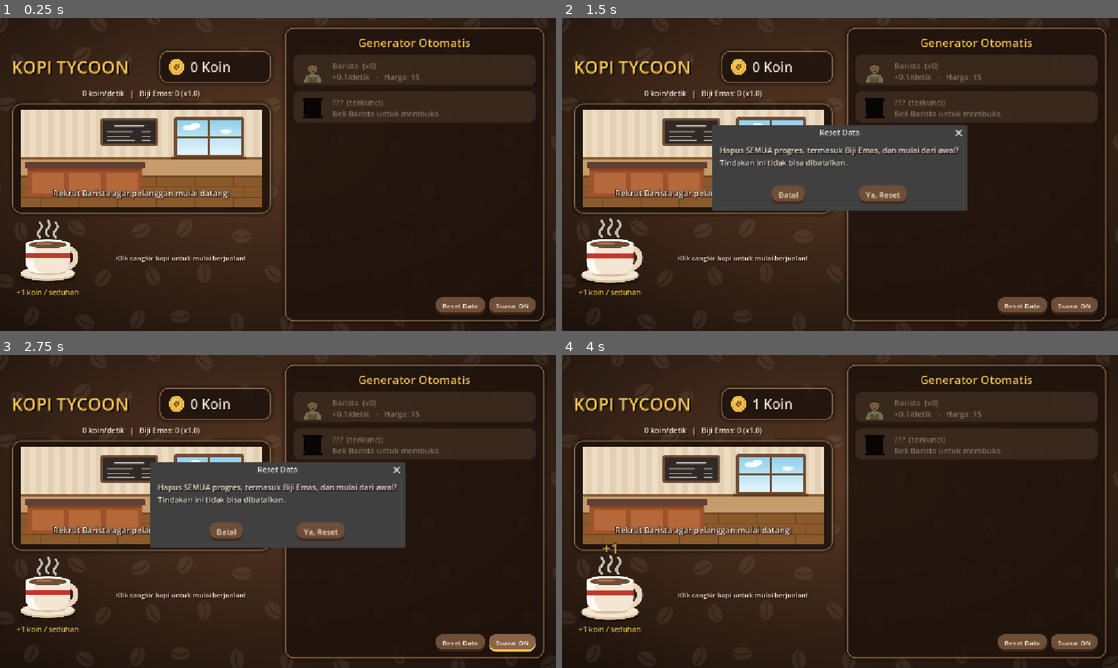
Above: before the commit, frames 1-4 (two rows, left to right).
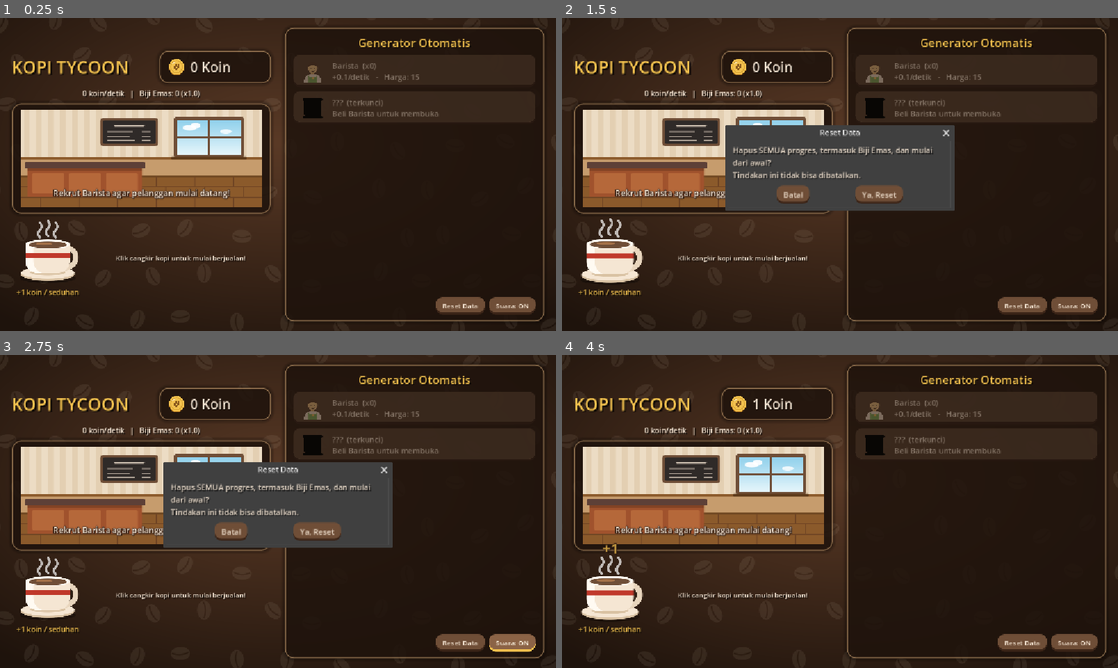
Above: after the commit, the same moments.

Repository: Dans-Vsa/kopi-tycoon
Game: Godot game, scene res://scenes/main.tscn
Same seed, same stepped clock (60 frames per second), same inputs: the game is played once before the commit and once after it. Sound files missing from this copy of the repository are replaced by a short silence.
Inputs (mouse positions are in pixels of both pictures, inside the frame that each line leads up to):
- Up to frame 1 (0.25 s): no input
- Up to frame 2 (1.5 s): click "Reset Data" at 0.5 s; click (612, 252) at 1.25 s
- Up to frame 3 (2.75 s): click "Suara: ON" at 2 s
- Up to frame 4 (4 s): click "Batal" at 2.75 s; click (612, 589) at 3.5 s

The runs differ from the first frame. In frame 2, 2.6% of the frame differs, in the area x 27-73%, y 34-62%; in frame 3, 2.6%; in frame 4, less than 0.1%.

Commit message:
Tampilan mobile: tata letak potret yang besar dan nyaman
- Layar potret (ponsel) otomatis memakai satu kolom: header, kafe,
  cangkir + aksi, lalu panel generator yang bisa digeser dengan jari
- Teks dan tombol diperbesar di potret (tombol generator 92, teks 22)
- Daftar generator dalam ScrollContainer; bilah Reset/Suara tetap di bawah
  (sekaligus memperbaiki ruang kosong di bawah daftar pada desktop)
- Dialog konfirmasi membungkus teks dan menyesuaikan lebar layar
- DESIGN.md: panduan warna, tipografi, dan tata letak responsif

Diff:
--- a/project.godot
+++ b/project.godot
@@ -23,6 +23,7 @@
 [display]
 
 window/stretch/mode="canvas_items"
+window/stretch/aspect="expand"
 
 [rendering]
 
--- a/scenes/main.tscn
+++ b/scenes/main.tscn
@@ -53,7 +53,7 @@
 theme_override_constants/margin_right = 24
 theme_override_constants/margin_bottom = 20
 
-[node name="Columns" type="HBoxContainer" parent="Margin"]
+[node name="Columns" type="BoxContainer" parent="Margin"]
 layout_mode = 2
 theme_override_constants/separation = 28
 
@@ -175,6 +175,7 @@
 [node name="GeneratorPanel" type="PanelContainer" parent="Margin/Columns"]
 layout_mode = 2
 size_flags_horizontal = 3
+size_flags_vertical = 3
 
 [node name="Right" type="VBoxContainer" parent="Margin/Columns/GeneratorPanel"]
 layout_mode = 2
@@ -187,54 +188,67 @@
 text = "Generator Otomatis"
 horizontal_alignment = 1
 
-[node name="GeneratorList" type="VBoxContainer" parent="Margin/Columns/GeneratorPanel/Right"]
-unique_name_in_owner = true
-layout_mode = 2
+[node name="GeneratorScroll" type="ScrollContainer" parent="Margin/Columns/GeneratorPanel/Right"]
+unique_name_in_owner = true
+layout_mode = 2
+size_flags_vertical = 3
+horizontal_scroll_mode = 0
+
+[node name="GeneratorList" type="VBoxContainer" parent="Margin/Columns/GeneratorPanel/Right/GeneratorScroll"]
+unique_name_in_owner = true
+layout_mode = 2
+size_flags_horizontal = 3
 theme_override_constants/separation = 8
 
-[node name="Barista" type="Button" parent="Margin/Columns/GeneratorPanel/Right/GeneratorList"]
-custom_minimum_size = Vector2(0, 66)
-layout_mode = 2
+[node name="Barista" type="Button" parent="Margin/Columns/GeneratorPanel/Right/GeneratorScroll/GeneratorList"]
+custom_minimum_size = Vector2(0, 66)
+layout_mode = 2
+mouse_filter = 1
 text = "Barista  (x0)
 +0.1/detik   -   Harga: 15"
 icon = ExtResource("8_barista")
 alignment = 0
 
-[node name="MesinEspresso" type="Button" parent="Margin/Columns/GeneratorPanel/Right/GeneratorList"]
-custom_minimum_size = Vector2(0, 66)
-layout_mode = 2
+[node name="MesinEspresso" type="Button" parent="Margin/Columns/GeneratorPanel/Right/GeneratorScroll/GeneratorList"]
+custom_minimum_size = Vector2(0, 66)
+layout_mode = 2
+mouse_filter = 1
 text = "Mesin Espresso  (x0)
 +1/detik   -   Harga: 100"
 icon = ExtResource("9_espresso")
 alignment = 0
 
-[node name="GerobakKopi" type="Button" parent="Margin/Columns/GeneratorPanel/Right/GeneratorList"]
-custom_minimum_size = Vector2(0, 66)
-layout_mode = 2
+[node name="GerobakKopi" type="Button" parent="Margin/Columns/GeneratorPanel/Right/GeneratorScroll/GeneratorList"]
+custom_minimum_size = Vector2(0, 66)
+layout_mode = 2
+mouse_filter = 1
 text = "Gerobak Kopi  (x0)
 +8/detik   -   Harga: 1.10K"
 icon = ExtResource("10_cart")
 alignment = 0
 
-[node name="KedaiKopi" type="Button" parent="Margin/Columns/GeneratorPanel/Right/GeneratorList"]
-custom_minimum_size = Vector2(0, 66)
-layout_mode = 2
+[node name="KedaiKopi" type="Button" parent="Margin/Columns/GeneratorPanel/Right/GeneratorScroll/GeneratorList"]
+custom_minimum_size = Vector2(0, 66)
+layout_mode = 2
+mouse_filter = 1
 text = "Kedai Kopi  (x0)
 +47/detik   -   Harga: 12.00K"
 icon = ExtResource("11_cafe")
 alignment = 0
 
-[node name="PabrikRoasting" type="Button" parent="Margin/Columns/GeneratorPanel/Right/GeneratorList"]
-custom_minimum_size = Vector2(0, 66)
-layout_mode = 2
+[node name="PabrikRoasting" type="Button" parent="Margin/Columns/GeneratorPanel/Right/GeneratorScroll/GeneratorList"]
+custom_minimum_size = Vector2(0, 66)
+layout_mode = 2
+mouse_filter = 1
 text = "Pabrik Roasting  (x0)
 +260/detik   -   Harga: 130.00K"
 icon = ExtResource("12_factory")
 alignment = 0
 
-[node name="PerkebunanKopi" type="Button" parent="Margin/Columns/GeneratorPanel/Right/GeneratorList"]
-custom_minimum_size = Vector2(0, 66)
-layout_mode = 2
+[node name="PerkebunanKopi" type="Button" parent="Margin/Columns/GeneratorPanel/Right/GeneratorScroll/GeneratorList"]
+custom_minimum_size = Vector2(0, 66)
+layout_mode = 2
+mouse_filter = 1
 text = "Perkebunan Kopi  (x0)
 +1.40K/detik   -   Harga: 1.40M"
 icon = ExtResource("13_plantation")
@@ -242,7 +256,6 @@
 
 [node name="BottomBar" type="HBoxContainer" parent="Margin/Columns/GeneratorPanel/Right"]
 layout_mode = 2
-size_flags_vertical = 10
 theme_override_constants/separation = 8
 alignment = 2
 
@@ -297,6 +310,7 @@
 title = "Prestige"
 initial_position = 2
 size = Vector2i(460, 140)
+dialog_autowrap = true
 dialog_text = "Reset koin, upgrade, dan generator untuk mendapat Biji Emas?
 Setiap Biji Emas memberi bonus +10% ke semua penghasilan."
 
@@ -305,6 +319,7 @@
 title = "Reset Data"
 initial_position = 2
 size = Vector2i(460, 140)
+dialog_autowrap = true
 ok_button_text = "Ya, Reset"
 cancel_button_text = "Batal"
 dialog_text = "Hapus SEMUA progres, termasuk Biji Emas, dan mulai dari awal?
--- a/scripts/main.gd
+++ b/scripts/main.gd
@@ -7,6 +7,36 @@
 const LOCKED_ICON_COLOR := Color(0, 0, 0, 0.85)
 const UPGRADE_UNLOCK_EARNED := 25.0
 const PRESTIGE_UNLOCK_EARNED := 250_000.0
+
+# --- Tata letak responsif (lihat DESIGN.md) ---
+## Ukuran logis layar: lanskap untuk desktop, potret untuk ponsel.
+## Dengan stretch aspect "expand", sisi yang lain menyesuaikan bentuk layar.
+const LANDSCAPE_SIZE := Vector2i(1152, 648)
+const PORTRAIT_SIZE := Vector2i(552, 960)
+## [path node, ukuran font lanskap, ukuran font potret]
+const FONT_SIZES := [
+	["Margin/Columns/Left/Header/Title", 36, 26],
+	["Margin/Columns/Left/Header/CoinPanel/CoinRow/CoinsLabel", 28, 30],
+	["Margin/Columns/Left/RateLabel", 15, 19],
+	["Margin/Columns/Left/BottomRow/ClickArea/ClickValueLabel", 15, 20],
+	["Margin/Columns/Left/BottomRow/Actions/InfoLabel", 14, 18],
+	["Margin/Columns/GeneratorPanel/Right/GeneratorTitle", 24, 28],
+	["Margin/Columns/GeneratorPanel/Right/BottomBar/ResetButton", 14, 20],
+	["Margin/Columns/GeneratorPanel/Right/BottomBar/SoundToggle", 14, 20],
+	["UnlockBanner/BannerLabel", 20, 24],
+]
+## [path node, ukuran minimum lanskap, ukuran minimum potret]
+const MIN_SIZES := [
+	["Margin/Columns/Left/Header/CoinPanel/CoinRow/CoinIcon", Vector2(36, 36), Vector2(44, 44)],
+	["Margin/Columns/Left/BottomRow/ClickArea/ClickButton", Vector2(150, 140), Vector2(180, 168)],
+	["Margin/Columns/Left/BottomRow/Actions/ClickUpgradeButton", Vector2(0, 62), Vector2(0, 78)],
+	["Margin/Columns/Left/BottomRow/Actions/PrestigeButton", Vector2(0, 62), Vector2(0, 78)],
+	["Margin/Columns/GeneratorPanel/Right/BottomBar/ResetButton", Vector2.ZERO, Vector2(0, 56)],
+	["Margin/Columns/GeneratorPanel/Right/BottomBar/SoundToggle", Vector2.ZERO, Vector2(0, 56)],
+]
+const GENERATOR_BUTTON_HEIGHT := [66.0, 92.0]
+const THEME_FONT_SIZE := [16, 22]
+const THEME_ICON_WIDTH := [52, 60]
 
 @onready var coins_label: Label = %CoinsLabel
 @onready var rate_label: Label = %RateLabel
@@ -34,6 +64,7 @@
 var _unlocked := {} # Fitur yang sudah terbuka, untuk mendeteksi unlock baru.
 var _banner_queue: Array[String] = []
 var _banner_showing := false
+var _portrait := false
 
 
 func _ready() -> void:
@@ -45,7 +76,7 @@
 	click_upgrade_button.pressed.connect(_on_click_upgrade)
 	prestige_button.pressed.connect(_on_prestige_pressed)
 	prestige_dialog.confirmed.connect(_on_prestige_confirmed)
-	reset_button.pressed.connect(reset_dialog.popup_centered)
+	reset_button.pressed.connect(_popup_dialog.bind(reset_dialog))
 	reset_dialog.confirmed.connect(_on_reset_confirmed)
 
 	# Urutan tombol di GeneratorList harus sama dengan GameState.GENERATORS.
@@ -53,6 +84,9 @@
 		var button := generator_list.get_child(i) as Button
 		button.pressed.connect(_on_buy_generator.bind(i))
 		generator_buttons.append(button)
+
+	get_window().size_changed.connect(_update_layout)
+	_update_layout(true)
 
 	# Fitur yang sudah terbuka dari data save tidak perlu diumumkan lagi.
 	_unlocked = _unlock_states()
@@ -76,7 +110,9 @@
 
 	var upgrade_cost := GameState.click_upgrade_cost()
 	click_upgrade_button.visible = states["Upgrade Seduhan"]
-	click_upgrade_button.text = "Upgrade Seduhan (Lv %d)\nHarga: %s" % [
+	# Di potret labelnya dipersingkat agar muat di samping cangkir.
+	var upgrade_name := "Upgrade Lv %d" if _portrait else "Upgrade Seduhan (Lv %d)"
+	click_upgrade_button.text = (upgrade_name + "\nHarga: %s") % [
 		GameState.click_level, GameState.format_number(upgrade_cost)]
 	click_upgrade_button.disabled = GameState.coins < upgrade_cost
 
@@ -134,6 +170,64 @@
 	_unlocked = states
 
 
+# --- Tata letak responsif ---
+
+## Layar lebih tinggi daripada lebar (ponsel) memakai tata letak potret satu kolom
+## dengan teks dan tombol yang lebih besar; selain itu memakai tata letak desktop.
+func _update_layout(force := false) -> void:
+	var window_size := get_window().size
+	var portrait := window_size.y > window_size.x
+	if portrait == _portrait and not force:
+		return
+	_portrait = portrait
+	var mode := 1 if portrait else 0
+
+	get_window().content_scale_size = PORTRAIT_SIZE if portrait else LANDSCAPE_SIZE
+
+	# Tema dipakai bersama oleh semua tombol dan dialog, jadi cukup diubah sekali.
+	theme.default_font_size = THEME_FONT_SIZE[mode]
+	theme.set_constant("icon_max_width", "Button", THEME_ICON_WIDTH[mode])
+
+	var margin := $Margin as MarginContainer
+	var gutter_x := 16 if portrait else 24
+	var gutter_y := 16 if portrait else 20
+	margin.add_theme_constant_override("margin_left", gutter_x)
+	margin.add_theme_constant_override("margin_right", gutter_x)
+	margin.add_theme_constant_override("margin_top", gutter_y)
+	margin.add_theme_constant_override("margin_bottom", gutter_y)
+
+	var columns := $Margin/Columns as BoxContainer
+	columns.vertical = portrait
+	columns.add_theme_constant_override("separation", 12 if portrait else 28)
+	($Margin/Columns/Left as BoxContainer).alignment = \
+			BoxContainer.ALIGNMENT_BEGIN if portrait else BoxContainer.ALIGNMENT_CENTER
+
+	# Bingkai kafe (gambar 500px) memakai bantalan tipis di potret agar muat di lebar layar.
+	var cafe_frame := $Margin/Columns/Left/CafeFrame as PanelContainer
+	if portrait:
+		var frame_style := cafe_frame.get_theme_stylebox("panel").duplicate() as StyleBoxFlat
+		frame_style.set_content_margin_all(6)
+		cafe_frame.add_theme_stylebox_override("panel", frame_style)
+	else:
+		cafe_frame.remove_theme_stylebox_override("panel")
+
+	for entry in FONT_SIZES:
+		(get_node(entry[0]) as Control).add_theme_font_size_override("font_size", entry[1 + mode])
+	for entry in MIN_SIZES:
+		(get_node(entry[0]) as Control).custom_minimum_size = entry[1 + mode]
+	for button in generator_buttons:
+		button.custom_minimum_size.y = GENERATOR_BUTTON_HEIGHT[mode]
+
+	# Di potret, tombol Reset dan Suara dibagi rata selebar panel.
+	for button: Control in [reset_button, sound_toggle]:
+		button.size_flags_horizontal = Control.SIZE_EXPAND_FILL if portrait else Control.SIZE_FILL
+
+
+func _popup_dialog(dialog: ConfirmationDialog) -> void:
+	var width := 500 if _portrait else 460
+	dialog.popup_centered(Vector2i(width, 0))
+
+
 # --- Efek visual ---
 
 func _show_banner(text: String) -> void:
@@ -224,7 +318,7 @@
 
 
 func _on_prestige_pressed() -> void:
-	prestige_dialog.popup_centered()
+	_popup_dialog(prestige_dialog)
 
 
 func _on_prestige_confirmed() -> void:
Not shown, changed: .gitignore
